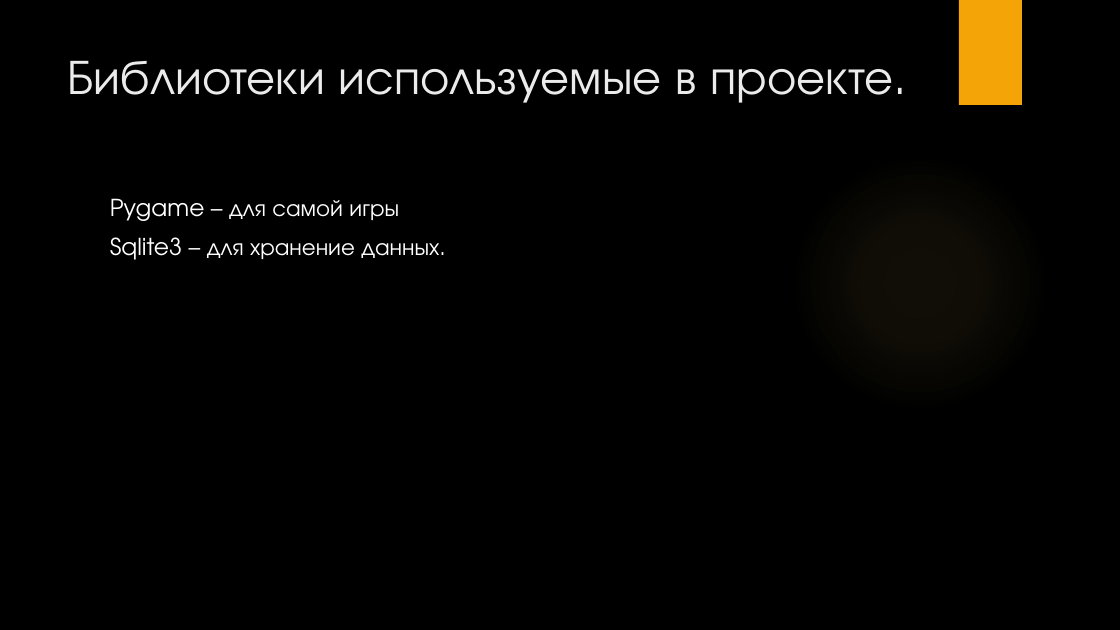
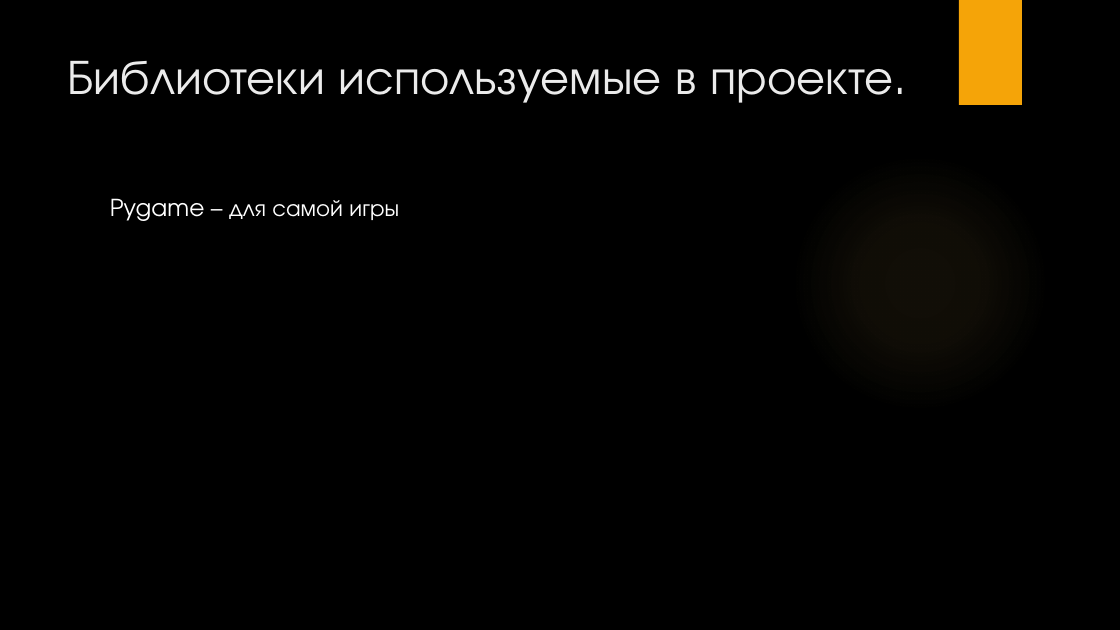
Before and after one commit to kameker/Pydash, a slide deck: slide 5 of Pydash.pptx. Drawn at 1120x630 pixels with LibreOffice and Linux fonts; fonts in the diff are those of the drawing; background and template pictures are left out. Boxes give left, top, right and bottom in pixels: in the first picture for what was removed or moved away, otherwise in the second. Text is boxed around its words. In the diff, an @@ line names an element or a change of style, - is before the commit and + after.

```diff
--- a/Pydash.pptx
+++ b/Pydash.pptx
@@ text at (110,237,439,260): paragraph removed @@
-Sqlite3 – для хранение данных.
```
Also in this commit, not shown: 1 other slide changed, 1 slide added, 1 slide removed, 2 other files.
